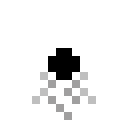
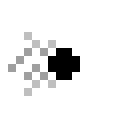
Two versions of the same layered image (128x128). Layer-by-layer changes:
painted on "cannonball" over [left=8, top=32, right=96, bottom=120]
